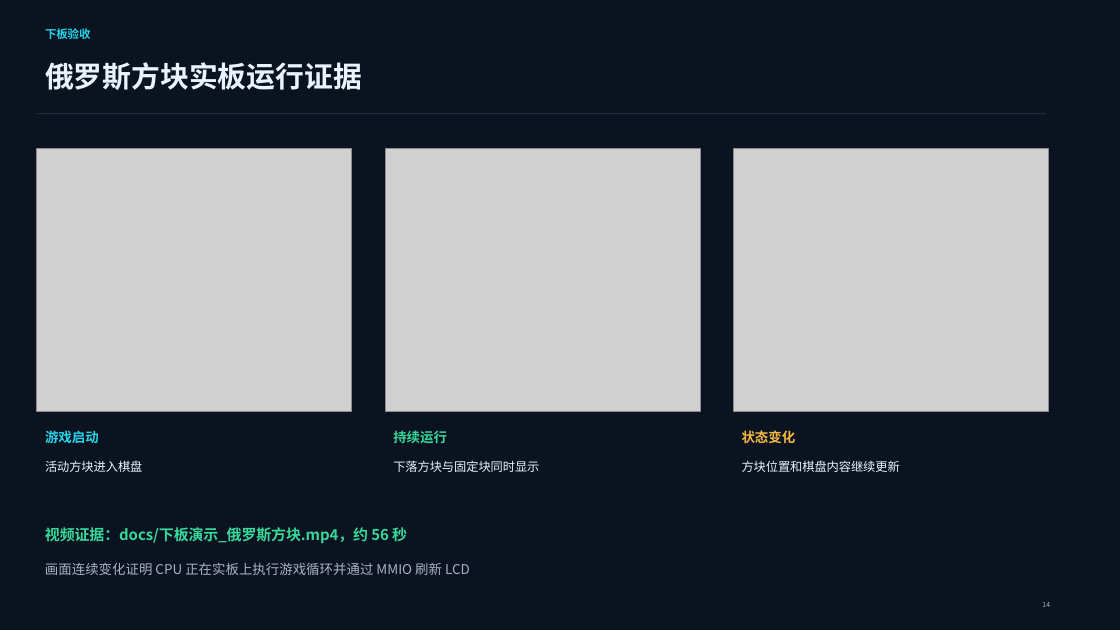
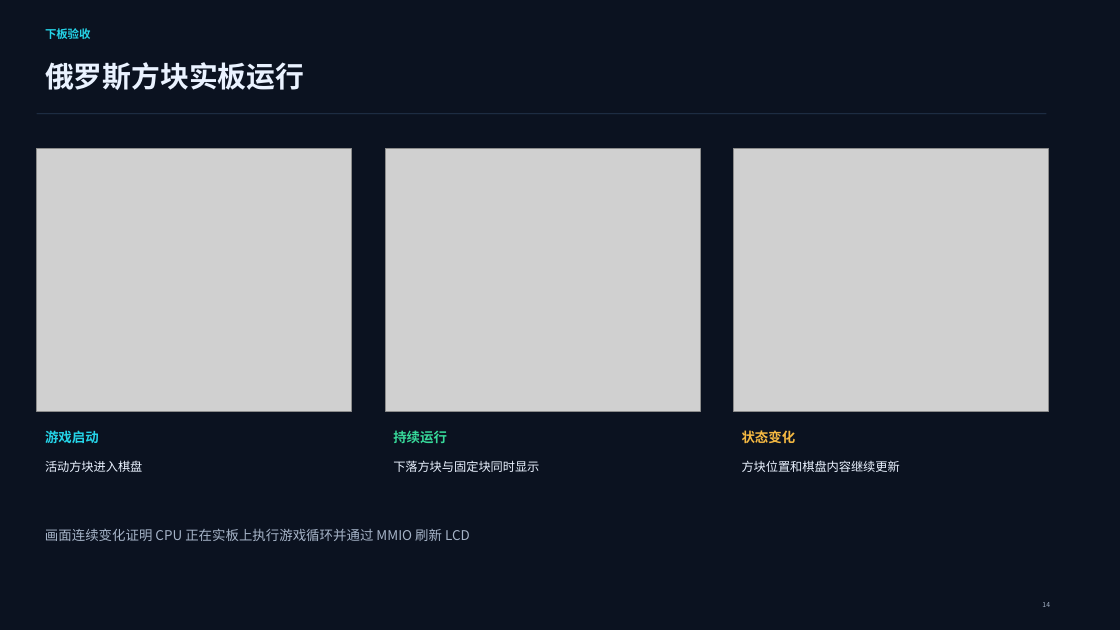
Before and after one commit to Neon246760/CPU-Course-Design, a slide deck: slide 15 of 提交物/06_验收答辩_流水线CPU汇报PPT/1120233061.pptx (slide 14 before the commit). Drawn at 1120x630 pixels with LibreOffice and Linux fonts; fonts in the diff are those of the drawing; grey boxes stand for pictures. Boxes give left, top, right and bottom in pixels: in the first picture for what was removed or moved away, otherwise in the second. Text is boxed around its words. In the diff, an @@ line names an element or a change of style, - is before the commit and + after.

Commit message:
docs: 提交日志

```diff
--- a/提交物/06_验收答辩_流水线CPU汇报PPT/1120233061.pptx
+++ b/提交物/06_验收答辩_流水线CPU汇报PPT/1120233061.pptx
@@ text at [45,62,304,90]: text changed @@
-俄罗斯方块实板运行证据
+俄罗斯方块实板运行
@@ text "画面连续变化证明 CPU 正在实板上执行游戏循环并通过 MMIO 刷新 ...": place and size @@
-text "画面连续变化证明 CPU 正在实板上执行游戏循环并通过 MMIO 刷新 ..." at [45,563,470,575]
+text "画面连续变化证明 CPU 正在实板上执行游戏循环并通过 MMIO 刷新 ..." at [45,529,470,541]
@@ text removed at [45,527,407,543] @@
-视频证据：docs/下板演示_俄罗斯方块.mp4，约 56 秒
```
Also in this commit, not shown: 8 other slides changed, 1 slide added, 6 other files.
